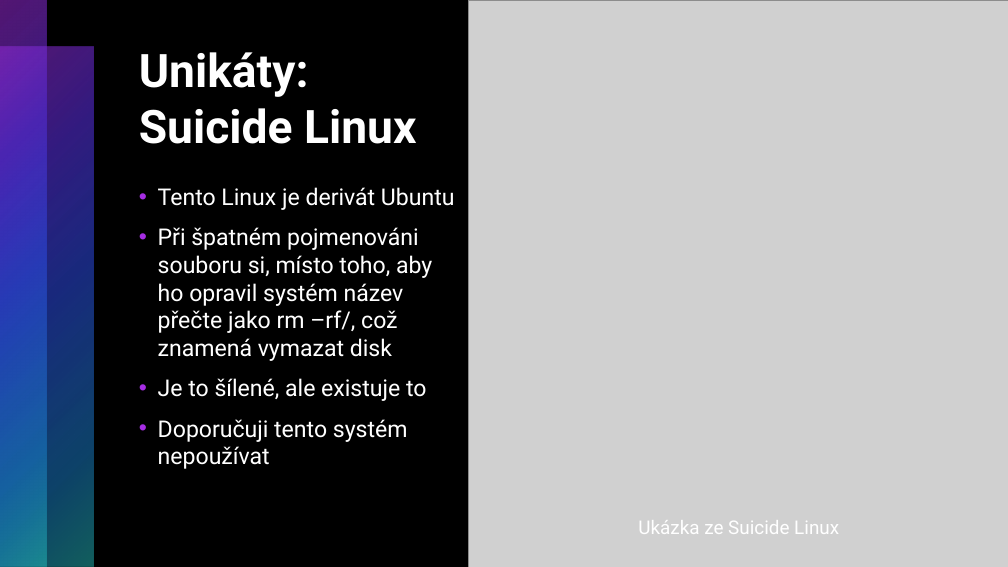
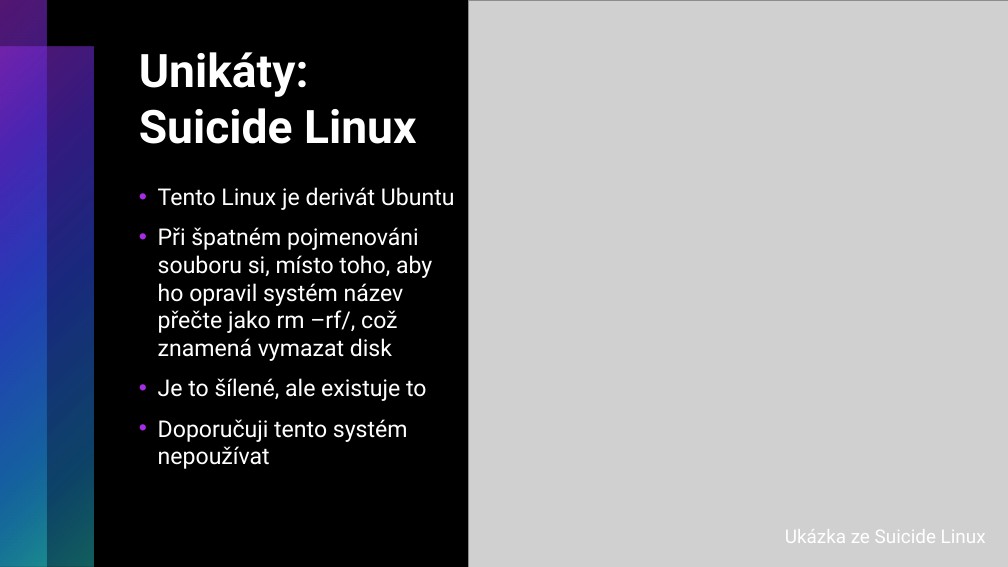
Before and after one commit to RadRoz12/Linux, a slide deck: slide 20 of Linux.pptx. Drawn at 1008x567 pixels with LibreOffice and Linux fonts; fonts in the diff are those of the drawing; grey boxes stand for pictures. Boxes give left, top, right and bottom in pixels: in the first picture for what was removed or moved away, otherwise in the second. Text is boxed around its words. In the diff, an @@ line names an element or a change of style, - is before the commit and + after.

```diff
--- a/Linux.pptx
+++ b/Linux.pptx
@@ text "Ukázka ze Suicide Linux": place and size @@
-text "Ukázka ze Suicide Linux" at (638, 520, 839, 534)
+text "Ukázka ze Suicide Linux" at (785, 529, 986, 543)
```
Also in this commit, not shown: 8 other slides changed, 2 slides added, 1 other file.
